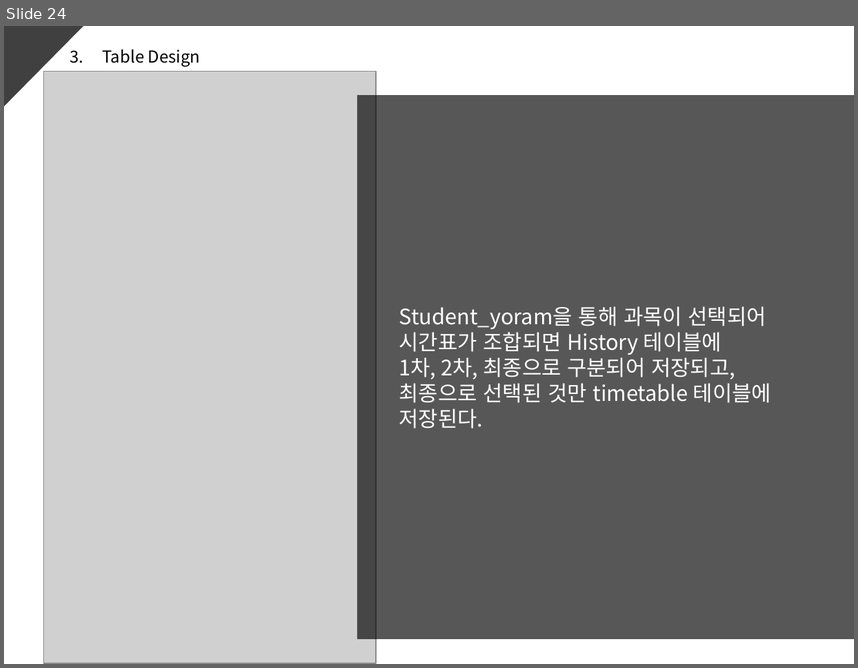
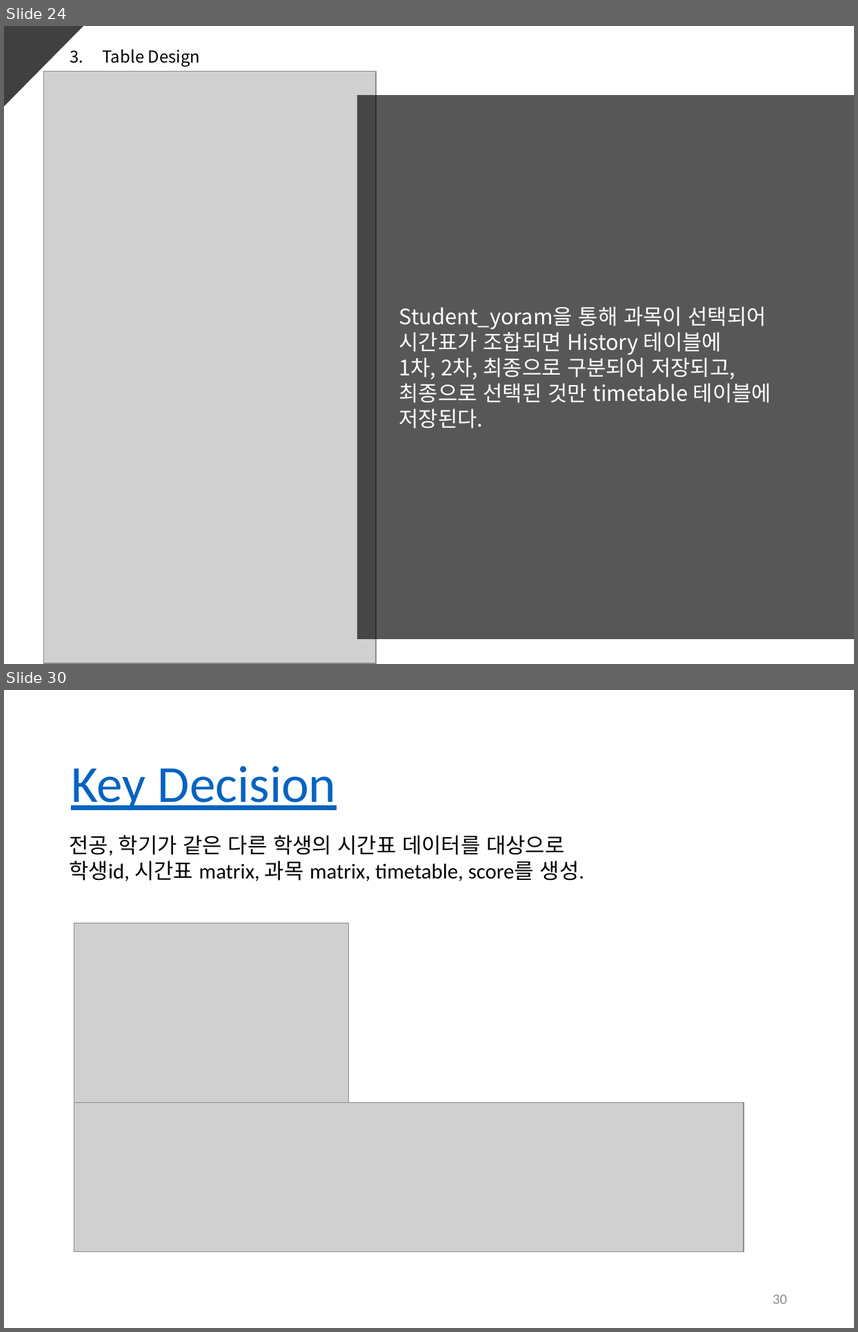
Before and after one commit to ed-jinyoung-park/SoftwareTeam2, a slide deck: 최종산출물/2팀_SAD 2.0.pptx. Shown one above the other, each under a label of ours: slide 24 before the commit, slides 24 and 30 after it; the slides between them are not shown. The pictures are 858x668 and 858x1332 pixels, drawn with LibreOffice and Linux fonts; fonts in the diff are those of the drawing; grey boxes stand for pictures. Boxes give left, top, right and bottom in pixels: in the first picture for what was removed or moved away, otherwise in the second. Text is boxed around its words. In the diff, an @@ line names an element or a change of style, - is before the commit and + after.

```diff
--- a/최종산출물/2팀_SAD 2.0.pptx
+++ b/최종산출물/2팀_SAD 2.0.pptx
@@ slide 30 added at box(4, 690, 854, 1328), background #FFFFFF @@
@@ title added at box(71, 766, 337, 810), 44 pt, text #0563C1, underline @@
+Key Decision
@@ text added at box(70, 835, 584, 881), 18 pt, text #000000 @@
+전공, 학기가 같은 다른 학생의 시간표 데이터를 대상으로
+학생id, 시간표 matrix, 과목 matrix, timetable, score를 생성.
@@ picture added at box(74, 923, 349, 1103) @@
@@ picture added at box(74, 1103, 744, 1251) @@
@@ page number added at box(773, 1294, 787, 1303), 12 pt, text #8C8C8C @@
+30
```
Also in this commit, not shown: 1 slide changed, 8 other slides added, 8 slides removed.
